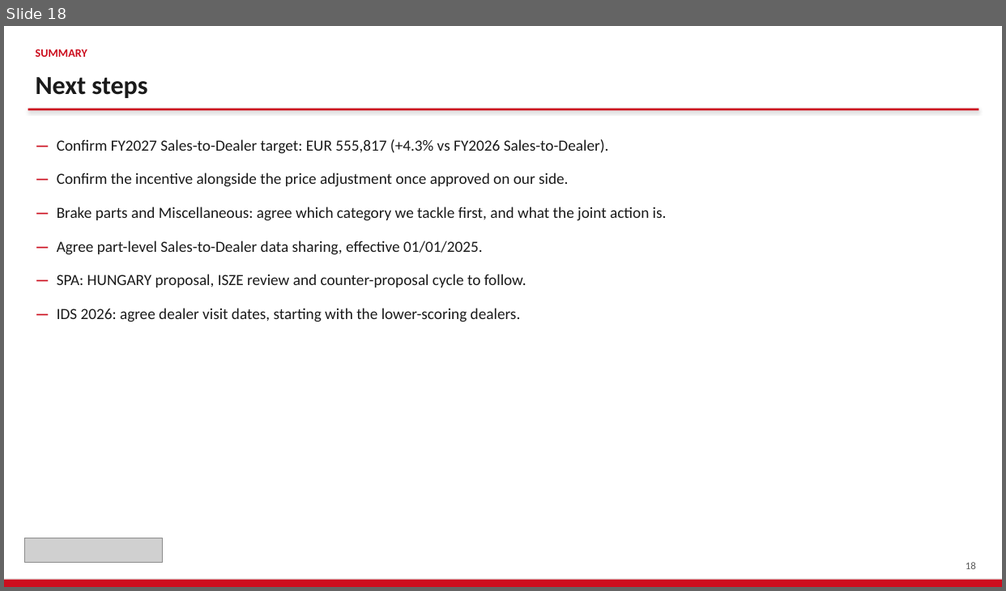
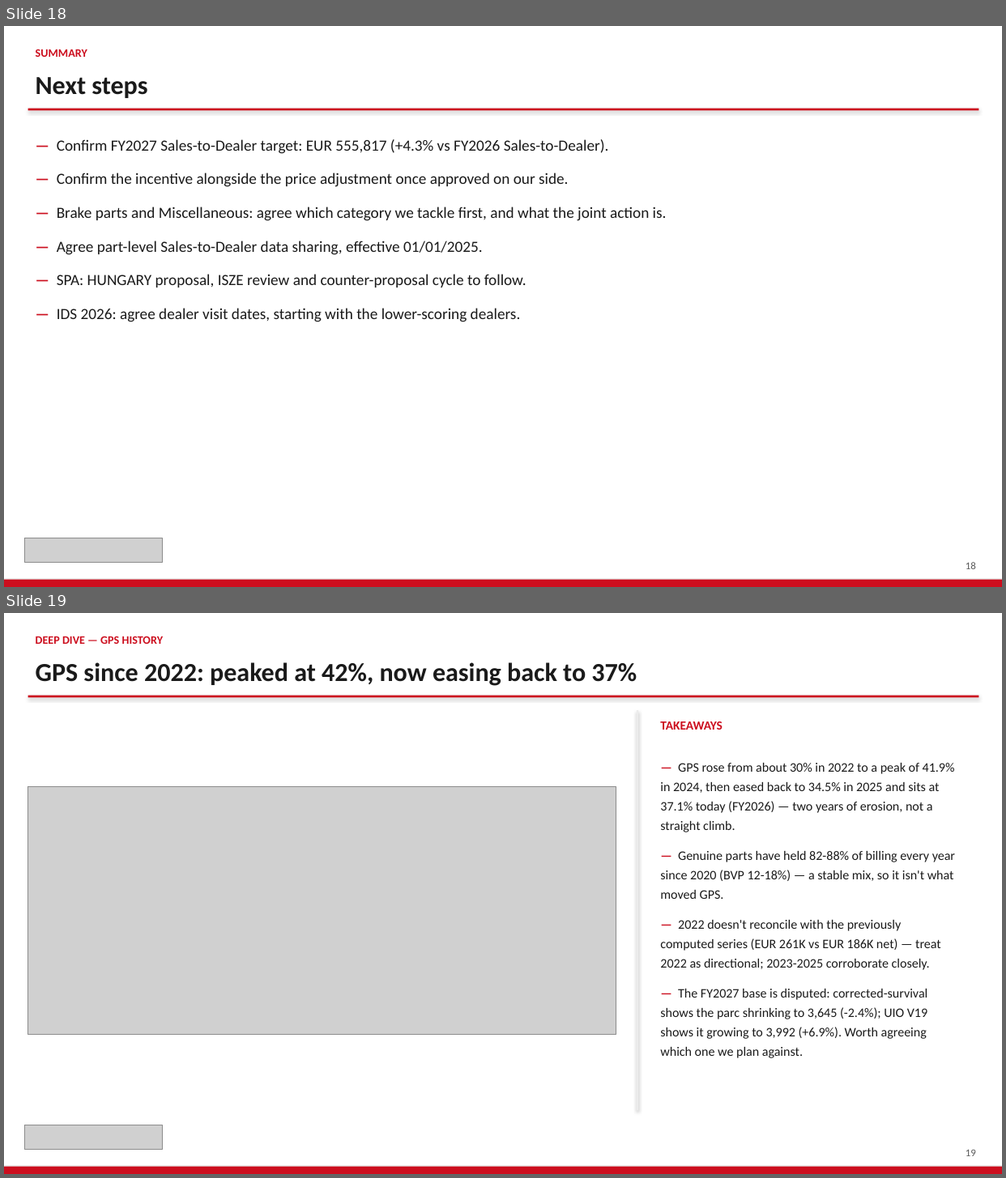
Before and after one commit to jeromio1987/ISZE, a slide deck: 09_meetings/HUNGARY_Sales_Review_2026/ISZE_HUNGARY_Sales_Review_FY2027.pptx. Shown one above the other, each under a label of ours: slide 18 before the commit, slides 18 and 19 after it. The pictures are 1006x591 and 1006x1178 pixels, drawn with LibreOffice and Linux fonts; fonts in the diff are those of the drawing; grey boxes stand for pictures. Boxes give left, top, right and bottom in pixels: in the first picture for what was removed or moved away, otherwise in the second. Text is boxed around its words. In the diff, an @@ line names an element or a change of style, - is before the commit and + after.

```diff
--- a/09_meetings/HUNGARY_Sales_Review_2026/ISZE_HUNGARY_Sales_Review_FY2027.pptx
+++ b/09_meetings/HUNGARY_Sales_Review_2026/ISZE_HUNGARY_Sales_Review_FY2027.pptx
@@ slide 19 added at <box>4,613,1002,1174</box>, background #FFFFFF @@
@@ text added at <box>36,636,163,644</box>, 11 pt, text #CC0E1E, bold @@
+DEEP DIVE — GPS HISTORY
@@ text added at <box>36,662,637,686</box>, 25 pt, text #1A1A1A, bold @@
+GPS since 2022: peaked at 42%, now easing back to 37%
@@ rectangle added at <box>28,696,978,697</box>, fill #CC0E1E @@
@@ rectangle added at <box>637,710,638,1111</box>, fill #ECECEC @@
@@ text added at <box>660,722,722,730</box>, 12 pt, text #CC0E1E, bold @@
+TAKEAWAYS
@@ text added at <box>660,763,955,1059</box>, 12.5 pt, text #1A1A1A @@
+— GPS rose from about 30% in 2022 to a peak of 41.9% in 2024, then eased back to 34.5% in 2025 and sits at 37.1% today (FY2026) — two years of erosion, not a straight climb.
+— Genuine parts have held 82-88% of billing every year since 2020 (BVP 12-18%) — a stable mix, so it isn't what moved GPS.
+— 2022 doesn't reconcile with the previously computed series (EUR 261K vs EUR 186K net) — treat 2022 as directional; 2023-2025 corroborate closely.
+— The FY2027 base is disputed: corrected-survival shows the parc shrinking to 3,645 (-2.4%); UIO V19 shows it growing to 3,992 (+6.9%). Worth agreeing which one we plan against.
@@ picture added at <box>28,786,616,1034</box> @@
@@ picture added at <box>25,1126,163,1150</box> @@
@@ rectangle added at <box>4,1167,1002,1174</box>, fill #CC0E1E @@
@@ text added at <box>965,1149,976,1157</box>, 10 pt, text #5A5A5A @@
+19
```
Also in this commit, not shown: 1 other slide added, 2 other files.
